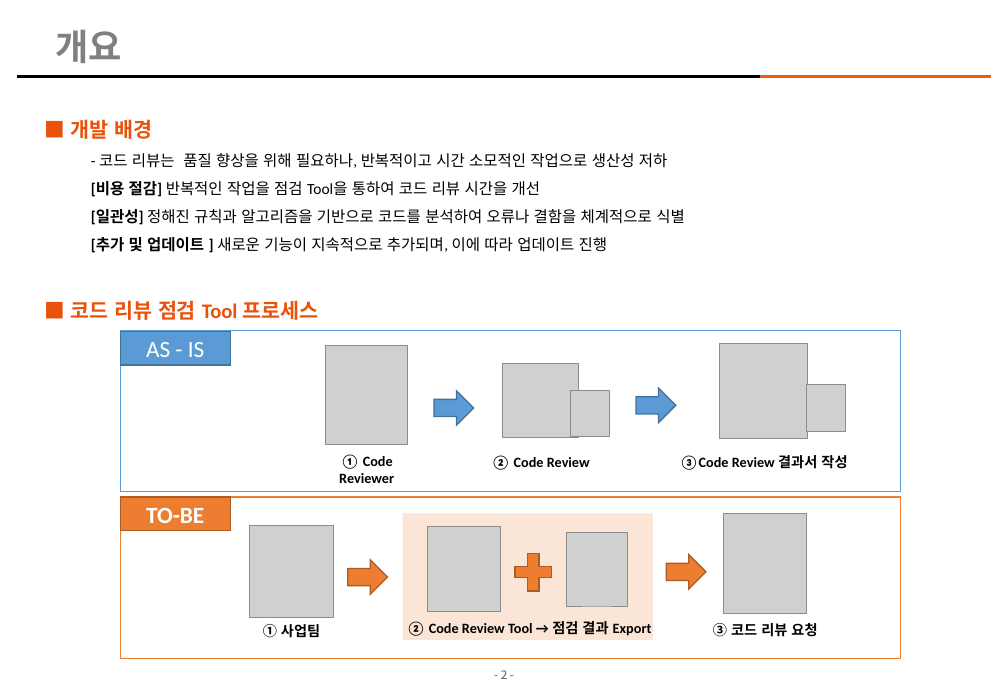
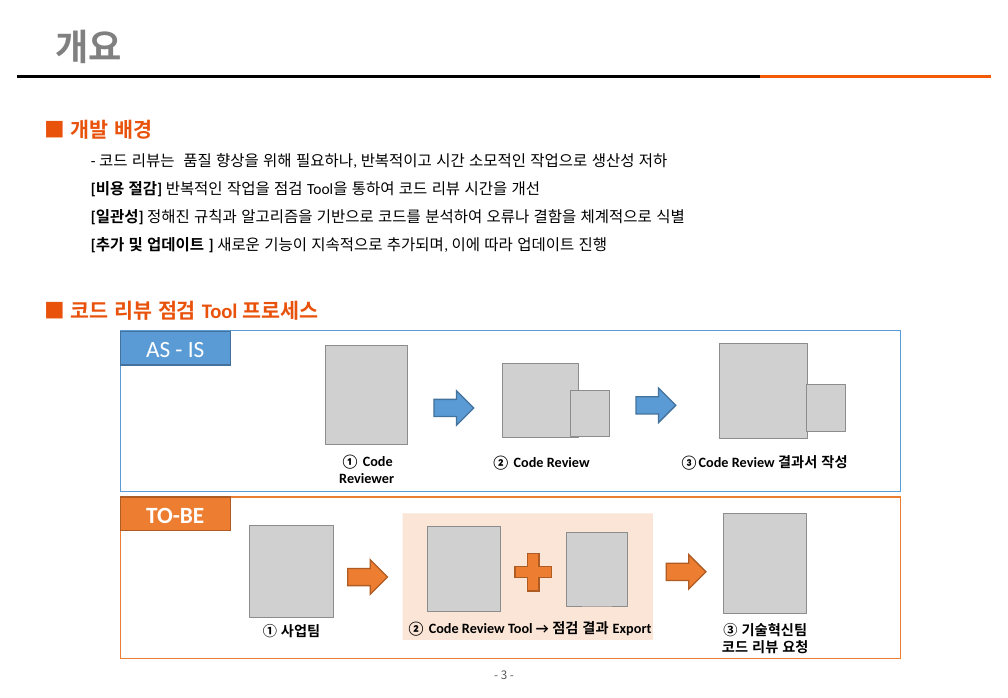
Before and after one commit to kimhopepa/PythonPjt, a slide deck: slide 3 of CodeReviewTool/doc/CodeReview_점검_Tool_매뉴얼.pptx (slide 2 before the commit). Drawn at 1008x698 pixels with LibreOffice and Linux fonts; fonts in the diff are those of the drawing; grey boxes stand for pictures; background and template pictures are left out. Boxes give left, top, right and bottom in pixels: in the first picture for what was removed or moved away, otherwise in the second. Text is boxed around its words. In the diff, an @@ line names an element or a change of style, - is before the commit and + after.

```diff
--- a/CodeReviewTool/doc/CodeReview_점검_Tool_매뉴얼.pptx
+++ b/CodeReviewTool/doc/CodeReview_점검_Tool_매뉴얼.pptx
@@ text at <box>722,623,808,654</box>: text changed @@
-③ 코드 리뷰 요청
+③ 기술혁신팀
+코드 리뷰 요청
```
Also in this commit, not shown: 12 other slides changed, 1 slide added, 1 other file.
